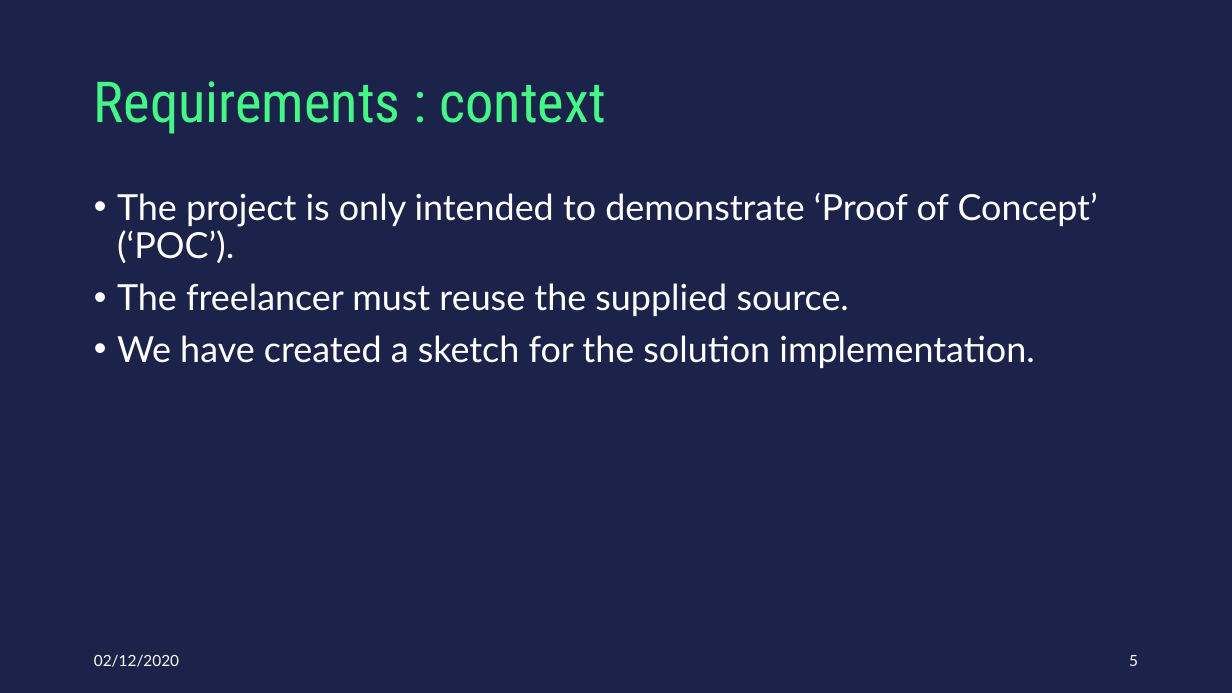
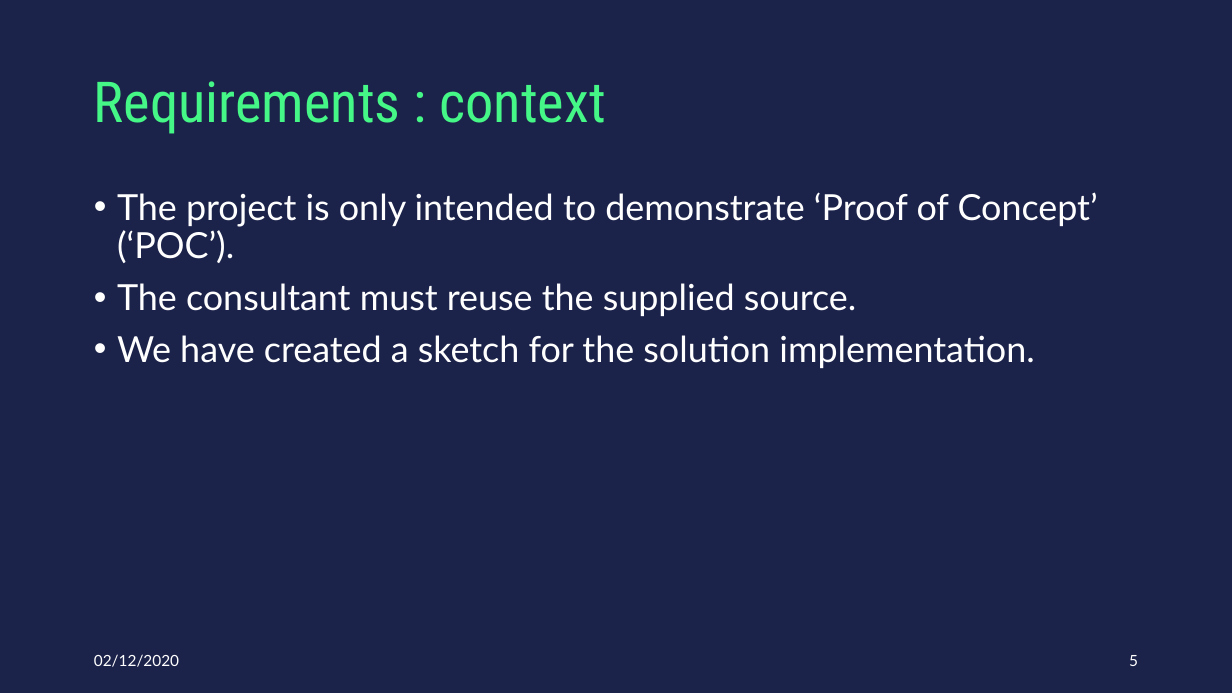
Before and after one commit to bizulk/Android-USB-Host-Link, a slide deck: slide 5 of 20201202_AndroidFilaire_ProjectRequirements.pptx. Drawn at 1232x693 pixels with LibreOffice and Linux fonts; fonts in the diff are those of the drawing. Boxes give left, top, right and bottom in pixels: in the first picture for what was removed or moved away, otherwise in the second. Text is boxed around its words. In the diff, an @@ line names an element or a change of style, - is before the commit and + after.

Commit message:
doc - update requirement - objectives completed

```diff
--- a/20201202_AndroidFilaire_ProjectRequirements.pptx
+++ b/20201202_AndroidFilaire_ProjectRequirements.pptx
@@ text at box(117, 283, 856, 316): text changed @@
-• The freelancer must reuse the supplied source.
+• The consultant must reuse the supplied source.
```
Also in this commit, not shown: 2 other slides changed.
